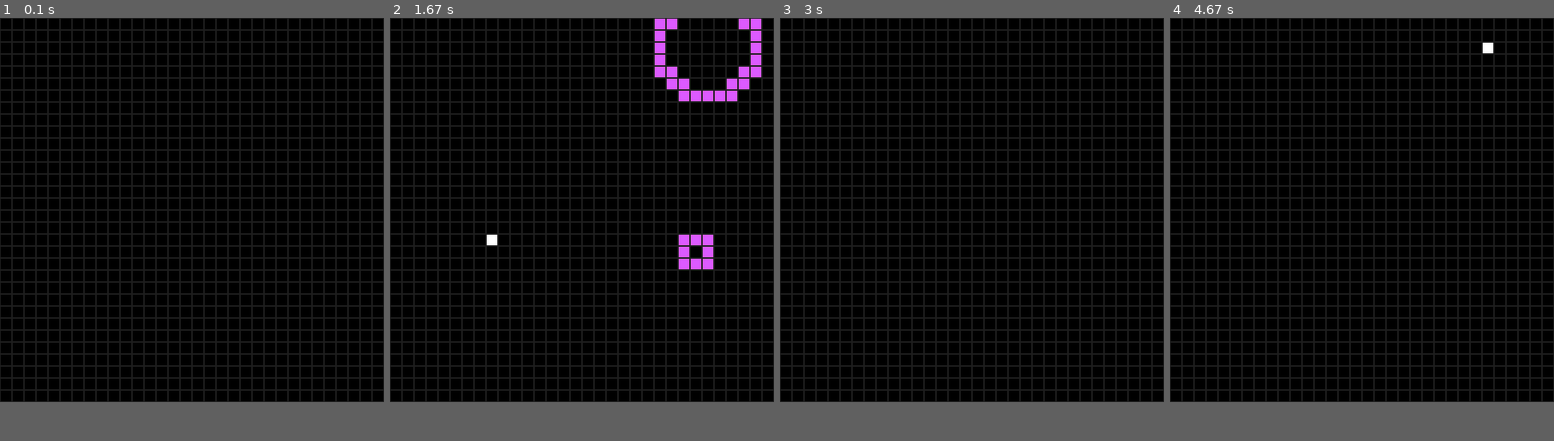
Above: before the commit, frames 1-4 (left to right).
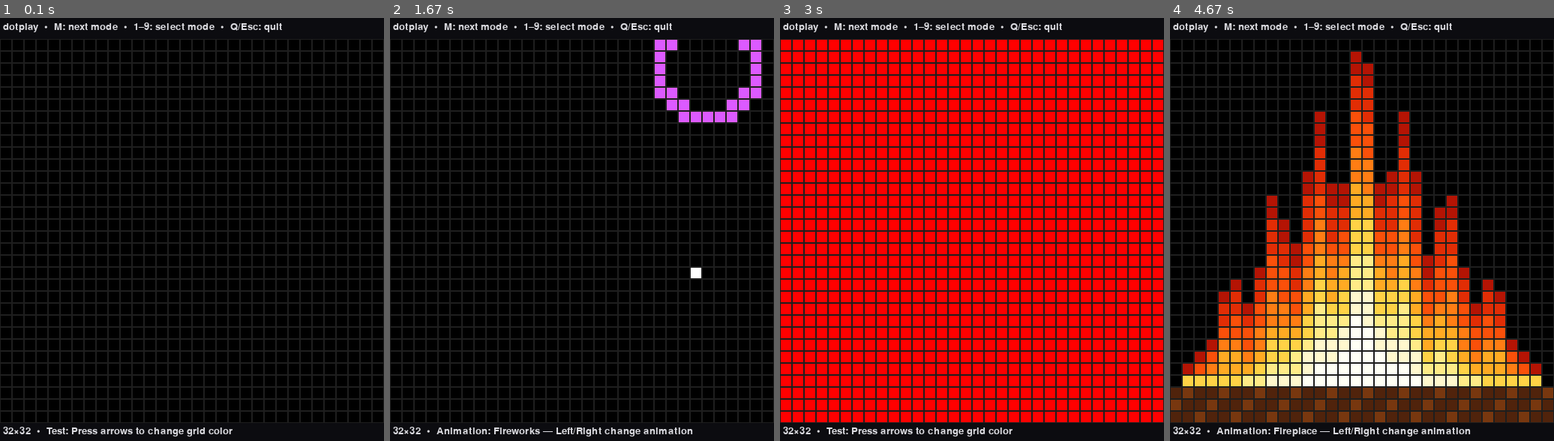
Above: after the commit, the same moments.

Repository: matejbudzel/dotplay
Game: pygame game, started from src/dotplay/main.py
Same seed, same stepped clock (60 frames per second), same inputs: the game is played once before the commit and once after it.
Inputs:
- Up to frame 1 (0.1 s): no input
- Up to frame 2 (1.67 s): tap 3 at 0.33, 1.65 s; hold Right 0.67-1.13 s; hold Left from 1.5 s (still down)
- Up to frame 3 (3 s): release Left at 1.97 s; hold Left 2-2.53 s; tap 1 at 2.15 s; hold Down 2.57-2.87 s; hold Left from 2.9 s (still down)
- Up to frame 4 (4.67 s): tap 3 at 3.05, 4.55 s; release Left at 3.3 s; hold Up 3.33-3.7 s; tap 1 at 3.48 s; hold Down 3.73-4.37 s; hold Down from 4.4 s (still down)
In our replay, the window is 512x512 before the commit and 512x564 after it. These sizes can differ from the game's own. Grey fills any space a smaller window leaves; there, only what the larger window draws over its background counts as a difference.

The runs differ from the first frame. In frame 1, 21% of the frame differs, in the area x 0-100%, y 1-99%; in frame 2, 24%; in frame 3, 81%, in the area x 0-100%, y 1-100%; in frame 4, 48%.

Commit message:
Improve pygame controls and status display

Diff:
--- a/src/dotplay/input/keyboard_sim.py
+++ b/src/dotplay/input/keyboard_sim.py
@@ -31,11 +31,26 @@
 }
 
 
+def default_keymap() -> dict[int, Action]:
+    """Return keyboard mappings, including SDL's native arrow key codes."""
+    keymap = dict(DEFAULT_KEYMAP)
+    if pygame is not None:
+        keymap.update(
+            {
+                pygame.K_LEFT: Action.LEFT,
+                pygame.K_RIGHT: Action.RIGHT,
+                pygame.K_UP: Action.ROTATE,
+                pygame.K_DOWN: Action.SOFT_DROP,
+            }
+        )
+    return keymap
+
+
 class KeyboardSimInput(InputBackend):
     def __init__(self, keymap: Mapping[int, Action] | None = None) -> None:
         if pygame is None:
             raise RuntimeError("pygame is required for keyboard_sim input")
-        self.keymap = dict(keymap) if keymap is not None else DEFAULT_KEYMAP
+        self.keymap = dict(keymap) if keymap is not None else default_keymap()
 
     def poll(self) -> list[InputEvent]:
         events: list[InputEvent] = []
--- a/src/dotplay/output/pygame_window.py
+++ b/src/dotplay/output/pygame_window.py
@@ -15,21 +15,52 @@
             raise RuntimeError("pygame is required for pygame_window output")
         self.led_size = led_size
         self.show_grid = show_grid
-        width, height = grid_size * led_size, grid_size * led_size
+        self.grid_size = grid_size
+        self.header_height = 28
+        self.footer_height = 24
+        width = grid_size * led_size
+        height = self.header_height + grid_size * led_size + self.footer_height
         self.surface = pygame.display.set_mode((width, height))
         pygame.display.set_caption("dotplay")
+        pygame.font.init()
+        self.font = pygame.font.Font(None, 20)
+        self.status = ""
+
+    def set_status(self, status: str) -> None:
+        self.status = status
 
     def push(self, framebuffer: FrameBuffer) -> None:
         if pygame is None:
             return
+        self.surface.fill((12, 12, 16))
+        self._draw_text("dotplay  •  M: next mode  •  1–9: select mode  •  Q/Esc: quit", 4, 5)
         for y in range(framebuffer.height):
             for x in range(framebuffer.width):
                 color = framebuffer.get_pixel(x, y)
-                rect = (x * self.led_size, y * self.led_size, self.led_size, self.led_size)
+                rect = (
+                    x * self.led_size,
+                    self.header_height + y * self.led_size,
+                    self.led_size,
+                    self.led_size,
+                )
                 pygame.draw.rect(self.surface, color, rect)
                 if self.show_grid:
                     pygame.draw.rect(self.surface, (30, 30, 30), rect, width=1)
+        dimensions = f"{framebuffer.width}×{framebuffer.height}"
+        footer = f"{dimensions}  •  {self.status}" if self.status else dimensions
+        self._draw_text(footer, 4, self.header_height + framebuffer.height * self.led_size + 4)
         pygame.display.flip()
+
+    def _draw_text(self, text: str, x: int, y: int) -> None:
+        if pygame is None:
+            return
+        max_width = self.surface.get_width() - x * 2
+        rendered = self.font.render(text, True, (220, 220, 225))
+        if rendered.get_width() > max_width:
+            while text and self.font.size(f"{text}…")[0] > max_width:
+                text = text[:-1]
+            rendered = self.font.render(f"{text}…", True, (220, 220, 225))
+        self.surface.blit(rendered, (x, y))
 
     def close(self) -> None:
         if pygame is not None:
--- a/tests/test_input_normalization.py
+++ b/tests/test_input_normalization.py
@@ -1,4 +1,5 @@
 from dotplay.input.hid_mouse_evdev import normalize_evdev
+from dotplay.input.keyboard_sim import default_keymap
 from dotplay.types import Action
 
 
@@ -7,3 +8,11 @@
     assert event is not None
     assert event.action == Action.CONFIRM
     assert normalize_evdev(999, 1) is None
+
+
+def test_keyboard_sim_maps_arrow_keys_when_pygame_is_available() -> None:
+    keymap = default_keymap()
+    assert list(keymap.values()).count(Action.LEFT) == 2
+    assert list(keymap.values()).count(Action.RIGHT) == 2
+    assert list(keymap.values()).count(Action.ROTATE) == 2
+    assert list(keymap.values()).count(Action.SOFT_DROP) == 2
